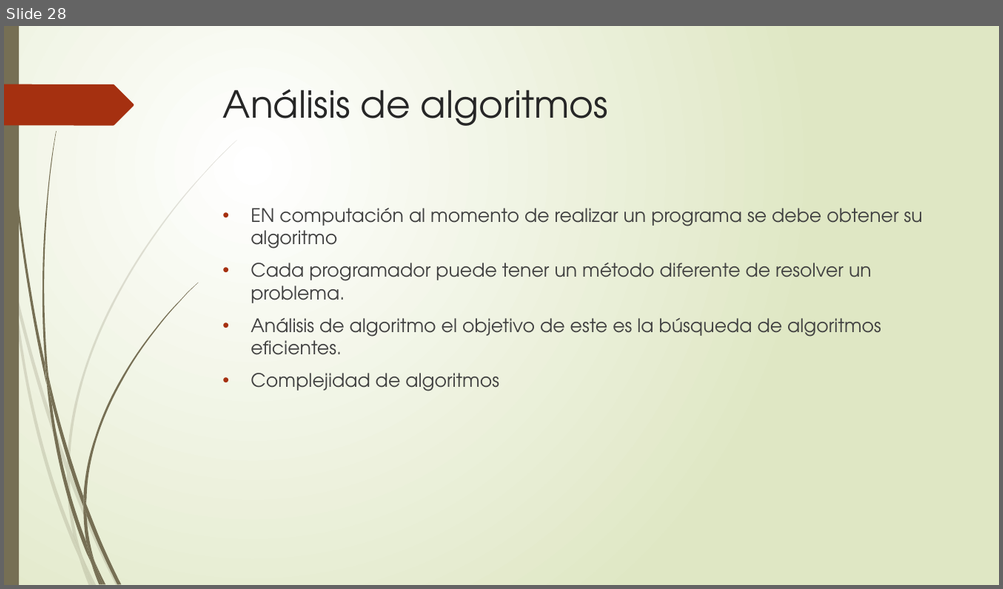
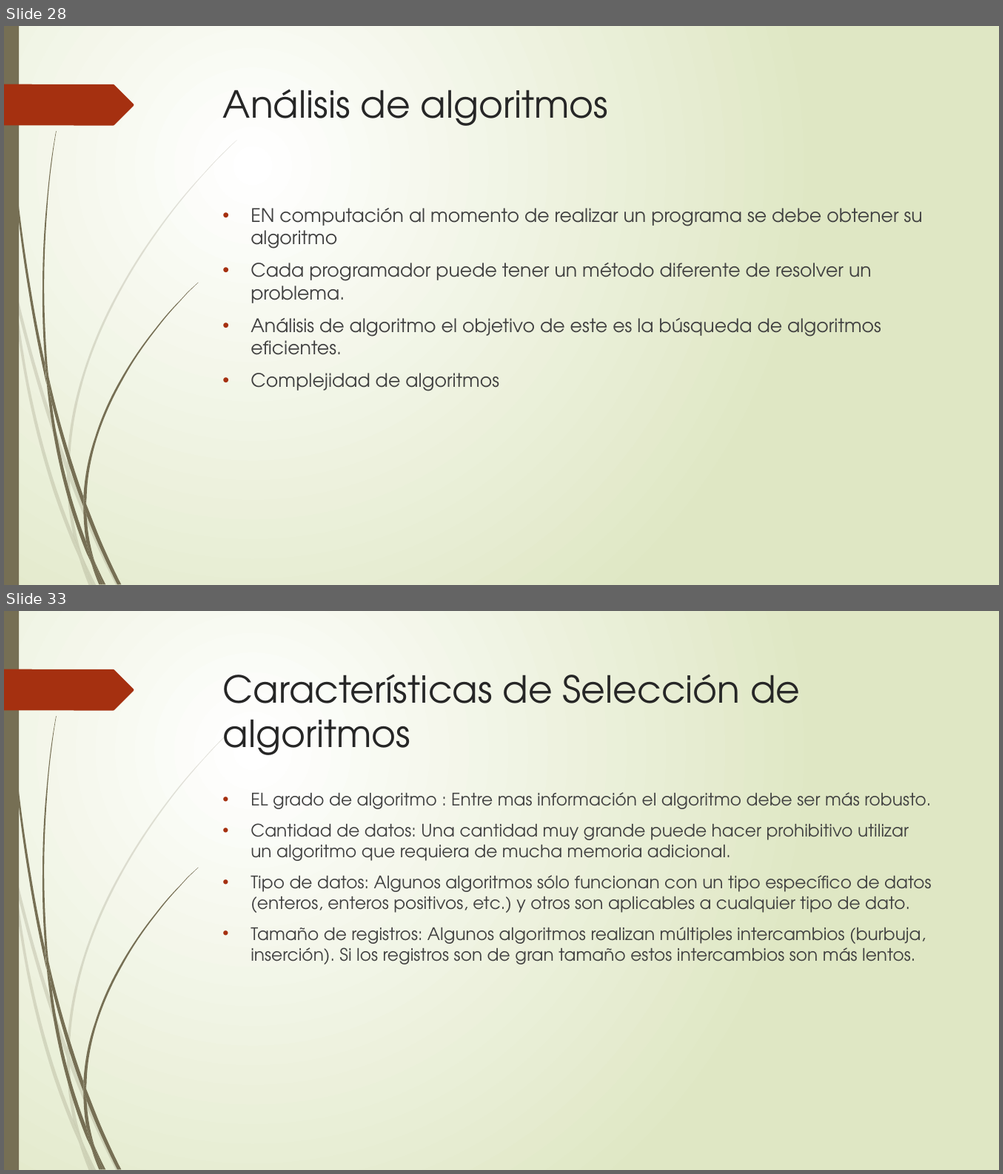
Before and after one commit to KevinPimienta/ITT_EstructuraDatos, a slide deck: Estructura de Datos Clase 1.pptx. Shown one above the other, each under a label of ours: slide 28 before the commit, slides 28 and 33 after it; the slides between them are not shown. The pictures are 1003x589 and 1003x1174 pixels, drawn with LibreOffice and Linux fonts; fonts in the diff are those of the drawing. Boxes give left, top, right and bottom in pixels: in the first picture for what was removed or moved away, otherwise in the second. Text is boxed around its words. In the diff, an @@ line names an element or a change of style, - is before the commit and + after.

```diff
--- a/Estructura de Datos Clase 1.pptx
+++ b/Estructura de Datos Clase 1.pptx
@@ slide 33 added at bbox=[4, 611, 999, 1170], background gradient #FFFFFF to #DFE8C4; not listed: 24 template elements that a slide beside it also shows @@
@@ title added at bbox=[223, 674, 800, 755], 36 pt, text #262626 @@
+Características de Selección de algoritmos
@@ text added at bbox=[250, 792, 931, 965], 16.6 pt, text #404040 @@
+• EL grado de algoritmo : Entre mas información el algoritmo debe ser más robusto.
+• Cantidad de datos: Una cantidad muy grande puede hacer prohibitivo utilizar un algoritmo que requiera de mucha memoria adicional.
+• Tipo de datos: Algunos algoritmos sólo funcionan con un tipo específico de datos (enteros, enteros positivos, etc.) y otros son aplicables a cualquier tipo de dato.
+• Tamaño de registros: Algunos algoritmos realizan múltiples intercambios (burbuja, inserción). Si los registros son de gran tamaño estos intercambios son más lentos.
```
Also in this commit, not shown: 5 other slides added.
